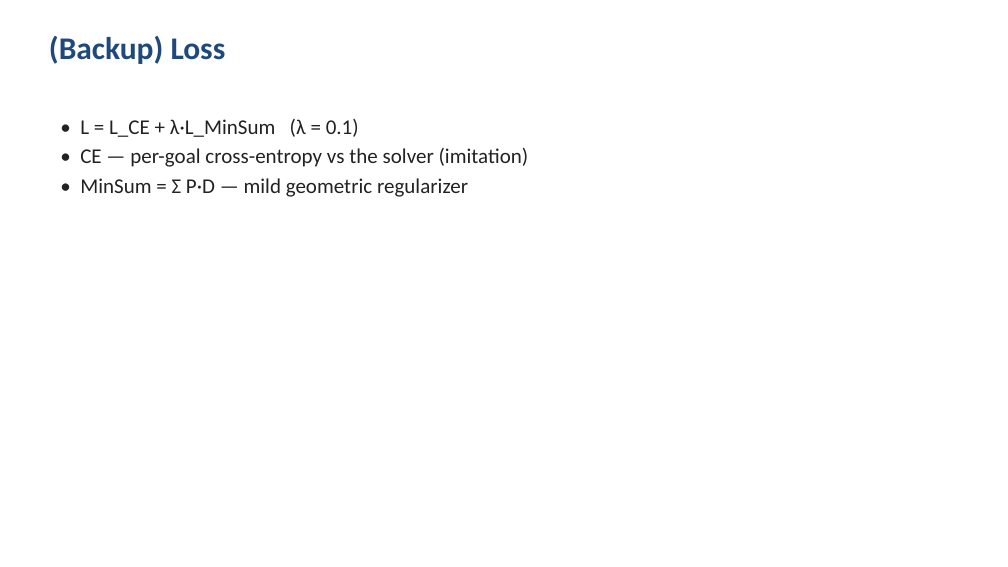
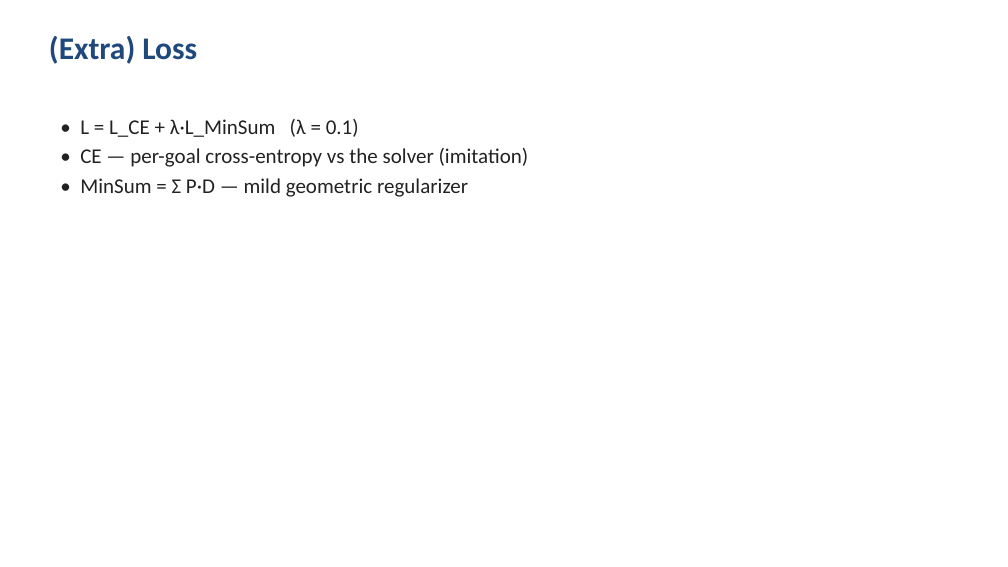
Before and after one commit to Dayan135/Neural_MCPF_Allocation, a slide deck: slide 28 of presentation/slides_claude.pptx (slide 19 before the commit). Drawn at 1008x567 pixels with LibreOffice and Linux fonts; fonts in the diff are those of the drawing. Boxes give left, top, right and bottom in pixels: in the first picture for what was removed or moved away, otherwise in the second. Text is boxed around its words. In the diff, an @@ line names an element or a change of style, - is before the commit and + after.

```diff
--- a/presentation/slides_claude.pptx
+++ b/presentation/slides_claude.pptx
@@ text at [49,36,197,64]: text changed @@
-(Backup) Loss
+(Extra) Loss
```
Also in this commit, not shown: 6 other slides changed, 11 slides added, 5 slides removed, 20 other files.
